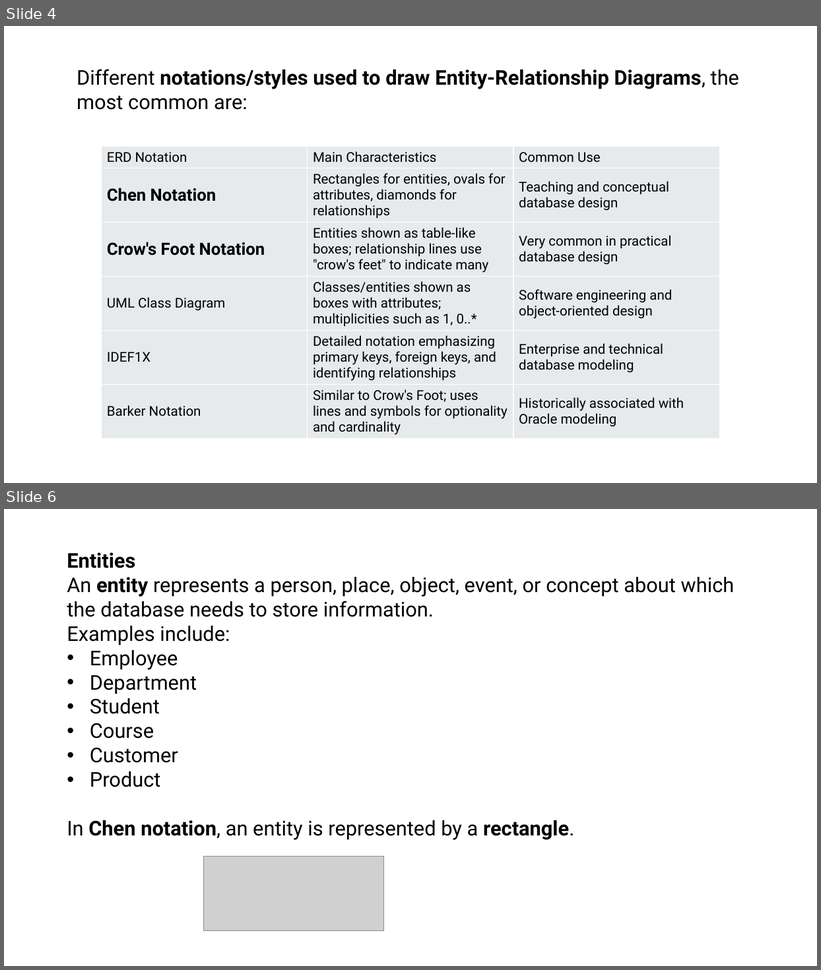
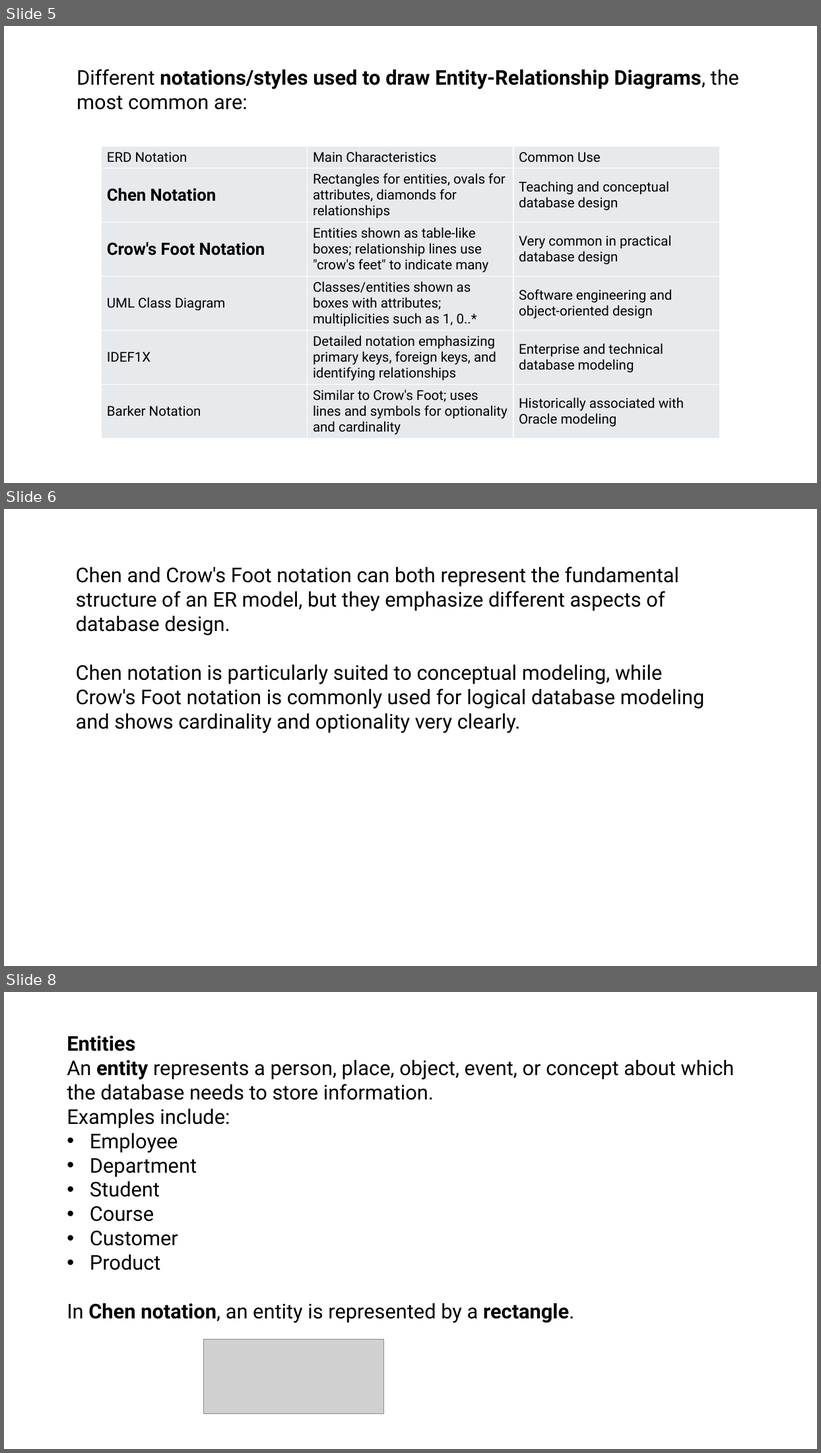
Before and after one commit to joannes630/AU, a slide deck: CSC 4500 GitHub/Entity Relationship Data Model.pptx. Shown one above the other, each under a label of ours: slides 4 and 6 before the commit, slides 5, 6 and 8 after it; the slides between them are not shown. The pictures are 821x970 and 821x1453 pixels, drawn with LibreOffice and Linux fonts; fonts in the diff are those of the drawing; grey boxes stand for pictures. Boxes give left, top, right and bottom in pixels: in the first picture for what was removed or moved away, otherwise in the second. Text is boxed around its words. In the diff, an @@ line names an element or a change of style, - is before the commit and + after.

```diff
--- a/CSC 4500 GitHub/Entity Relationship Data Model.pptx
+++ b/CSC 4500 GitHub/Entity Relationship Data Model.pptx
@@ slide 6 added at (4, 509, 817, 966), background #FFFFFF @@
@@ text added at (76, 566, 704, 733), 24 pt, text #000000 @@
+Chen and Crow's Foot notation can both represent the fundamental structure of an ER model, but they emphasize different aspects of database design.
+Chen notation is particularly suited to conceptual modeling, while Crow's Foot notation is commonly used for logical database modeling and shows cardinality and optionality very clearly.
@@ what was slide 4 is now slide 5 @@
@@ what was slide 6 is now slide 8 @@
```
Also in this commit, not shown: 5 slides changed, 18 other slides added, 2 slides removed.
